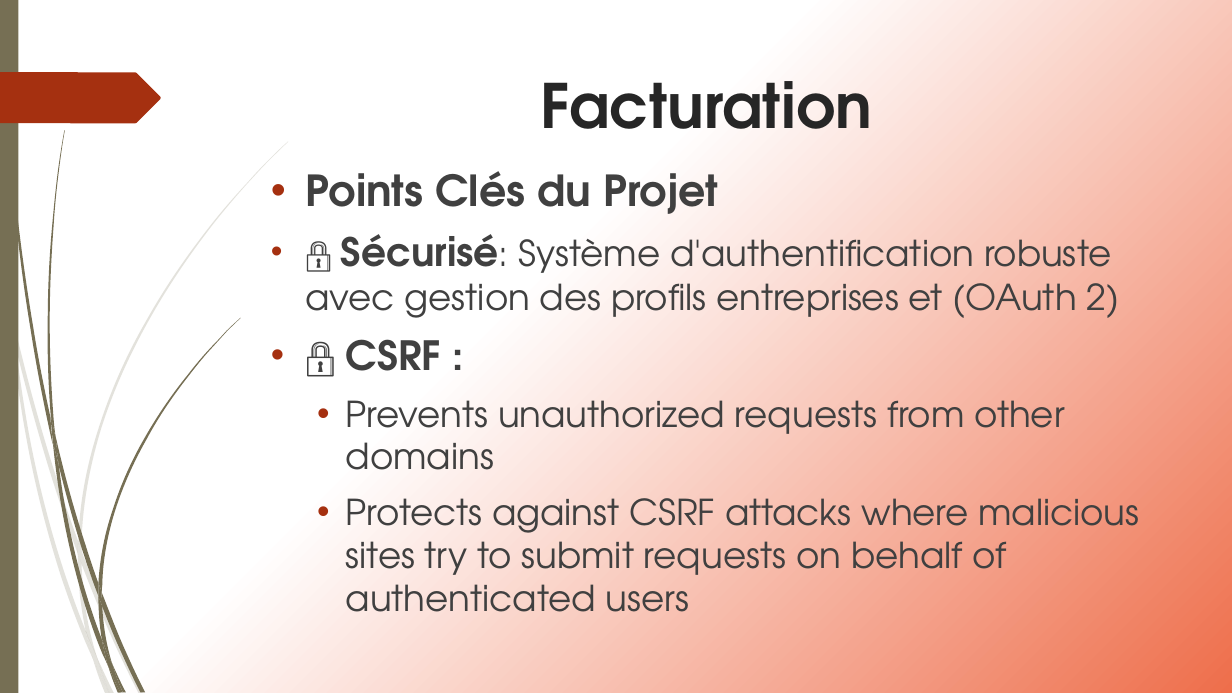
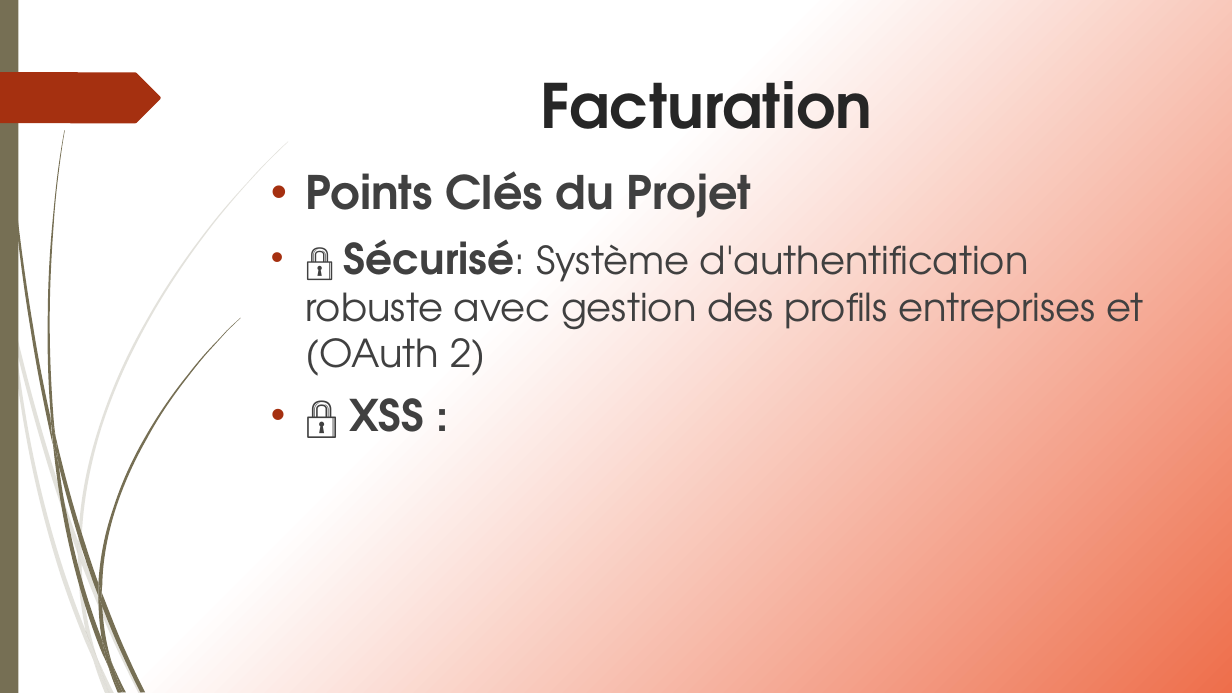
Before and after one commit to ameerchand30/Facturation, a slide deck: slide 5 of Facturation.pptx (slide 2 before the commit). Drawn at 1232x693 pixels with LibreOffice and Linux fonts; fonts in the diff are those of the drawing. Boxes give left, top, right and bottom in pixels: in the first picture for what was removed or moved away, otherwise in the second. Text is boxed around its words. In the diff, an @@ line names an element or a change of style, - is before the commit and + after.

```diff
--- a/Facturation.pptx
+++ b/Facturation.pptx
@@ text at <box>306,171,1143,376</box>: size 33.3 to 36 pt in "Points Clés du Projet"; size 25.9 to 28 pt in "🔒"; size 30.5 to 33 pt in "Sécurisé:"; size 27.8 to 30 pt in "Sécurisé: Système d'authentification robuste avec gestion de ..." @@
@@ text at <box>349,398,424,432</box>: text changed; size 27.8 to 34 pt; bold on @@
-• 🔒 CSRF :
-  • Prevents unauthorized requests from other domains
-  • Protects against CSRF attacks where malicious sites try to submit requests on behalf of authenticated users
+• 🔒 XSS :
```
Also in this commit, not shown: 4 other slides changed, 5 slides added, 8 other files.
